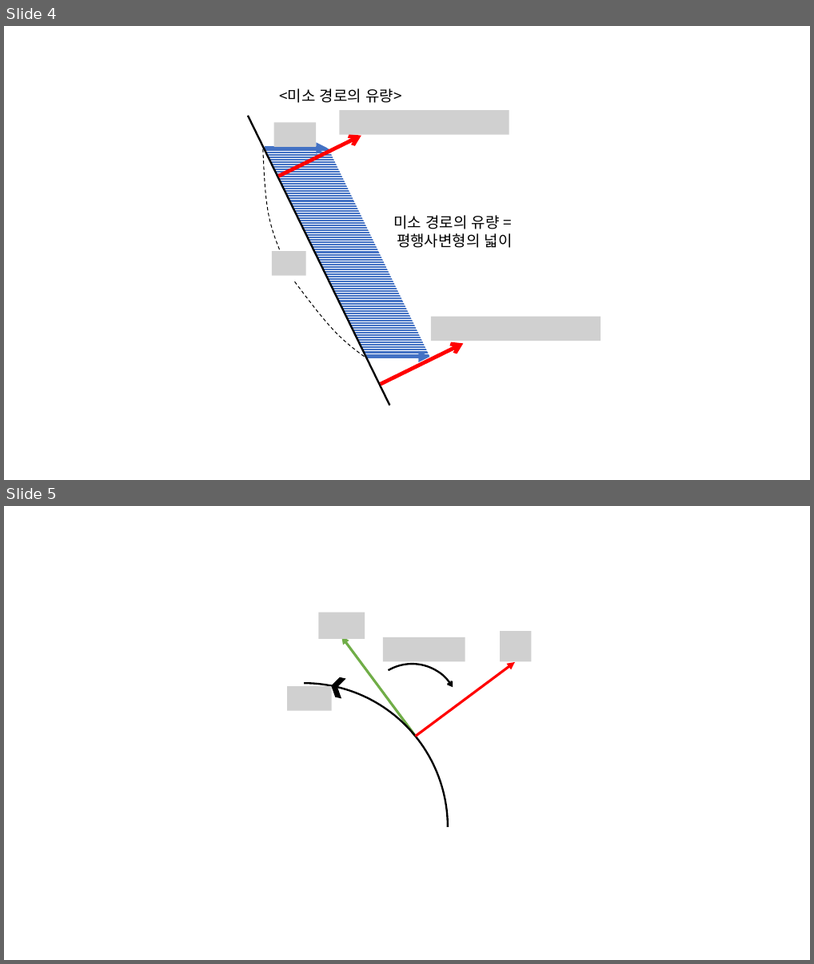
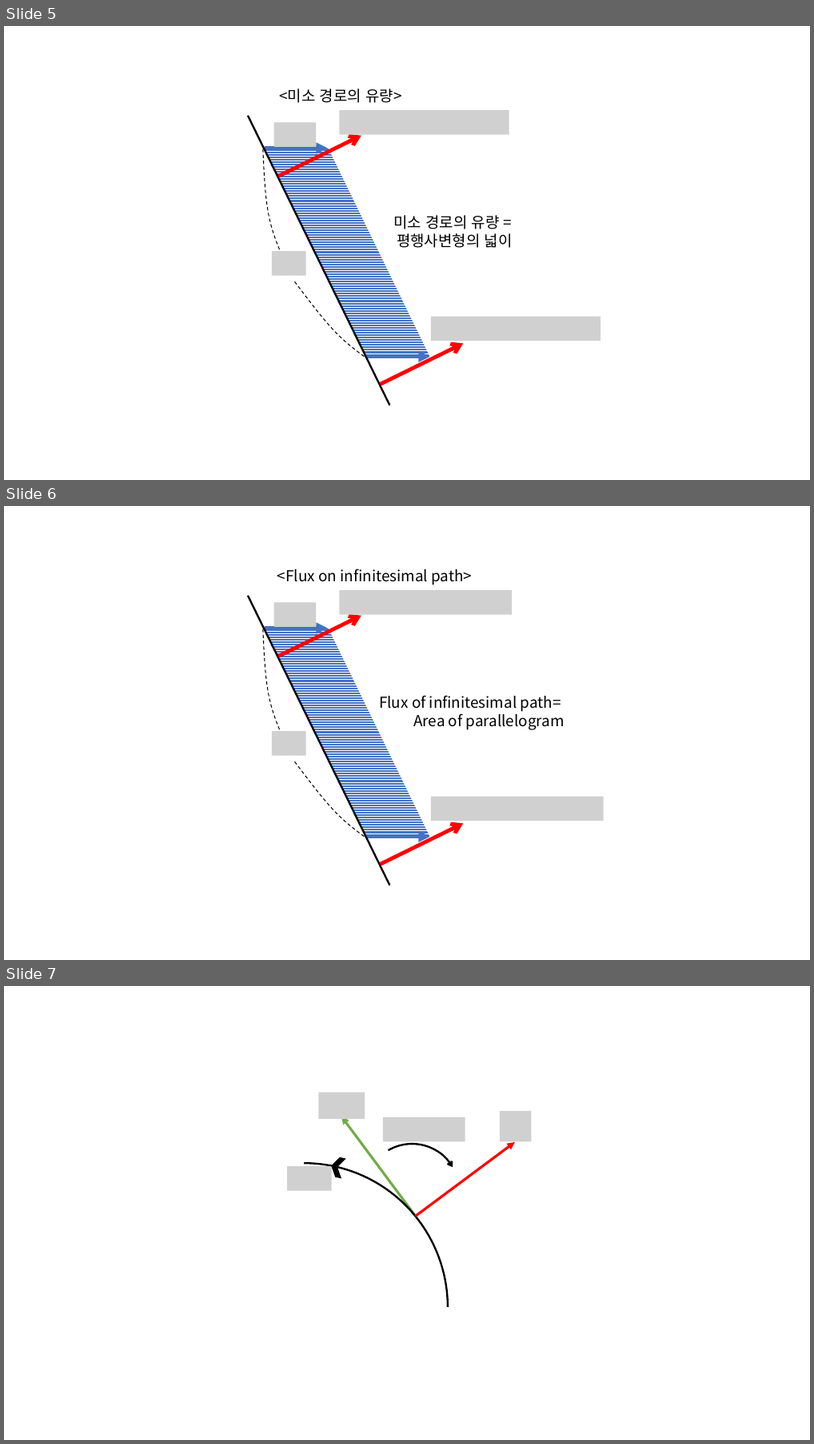
Before and after one commit to answeredbyablemind/answeredbyablemind.github.io, a slide deck: pics/2020-08-18-flux_2D/pics.pptx. Shown one above the other, each under a label of ours: slides 4 and 5 before the commit, slides 5, 6 and 7 after it. The pictures are 814x964 and 814x1444 pixels, drawn with LibreOffice and Linux fonts; fonts in the diff are those of the drawing; grey boxes stand for pictures. Boxes give left, top, right and bottom in pixels: in the first picture for what was removed or moved away, otherwise in the second. Text is boxed around its words. In the diff, an @@ line names an element or a change of style, - is before the commit and + after.

Commit message:
flux 2D in English

```diff
--- a/pics/2020-08-18-flux_2D/pics.pptx
+++ b/pics/2020-08-18-flux_2D/pics.pptx
@@ slide 6 added at (4, 506, 810, 960), background #FFFFFF @@
@@ text added at (278, 568, 472, 585), 18 pt, text #000000 @@
+<Flux on infinitesimal path>
@@ line added from (248, 596) to (390, 885), #000000 2.25 pt @@
@@ picture added at (340, 590, 512, 614) @@
@@ picture added at (274, 602, 316, 626) @@
@@ arrow added from (278, 656) to (362, 616), #FF0000 4.5 pt @@
@@ freeform shape added at (263, 629, 280, 731), outline #000000 1 pt dashed @@
@@ freeform shape added at (264, 628, 430, 837), fill pattern #4472C4 on #FFFFFF @@
@@ arrow added from (265, 628) to (328, 628), #4472C4 4.5 pt @@
@@ text added at (379, 695, 565, 730), 18 pt, text #000000 @@
+Flux of infinitesimal path=
+Area of parallelogram
@@ picture added at (272, 731, 306, 756) @@
@@ freeform shape added at (295, 753, 366, 845), outline #000000 1 pt dashed @@
@@ picture added at (431, 796, 603, 820) @@
@@ arrow added from (367, 836) to (430, 836), #4472C4 4.5 pt @@
@@ arrow added from (381, 864) to (464, 823), #FF0000 4.5 pt @@
@@ what was slide 4 is now slide 5 @@
@@ what was slide 5 is now slide 7 @@
```
Also in this commit, not shown: 3 other slides added, 7 other files.
